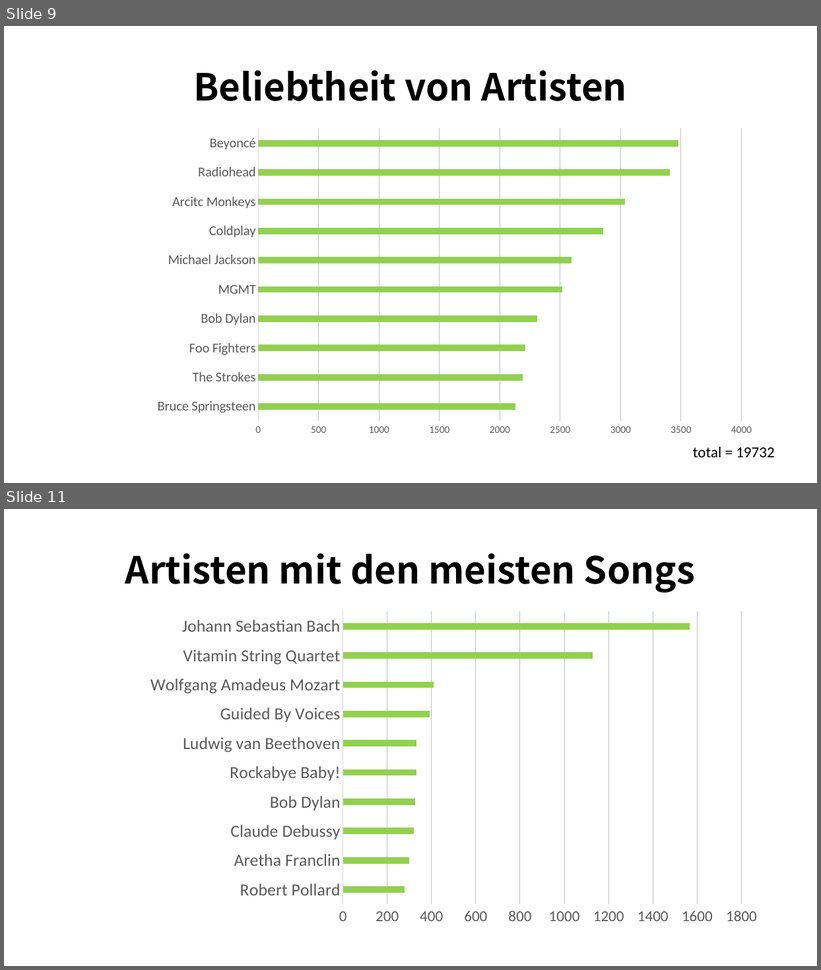
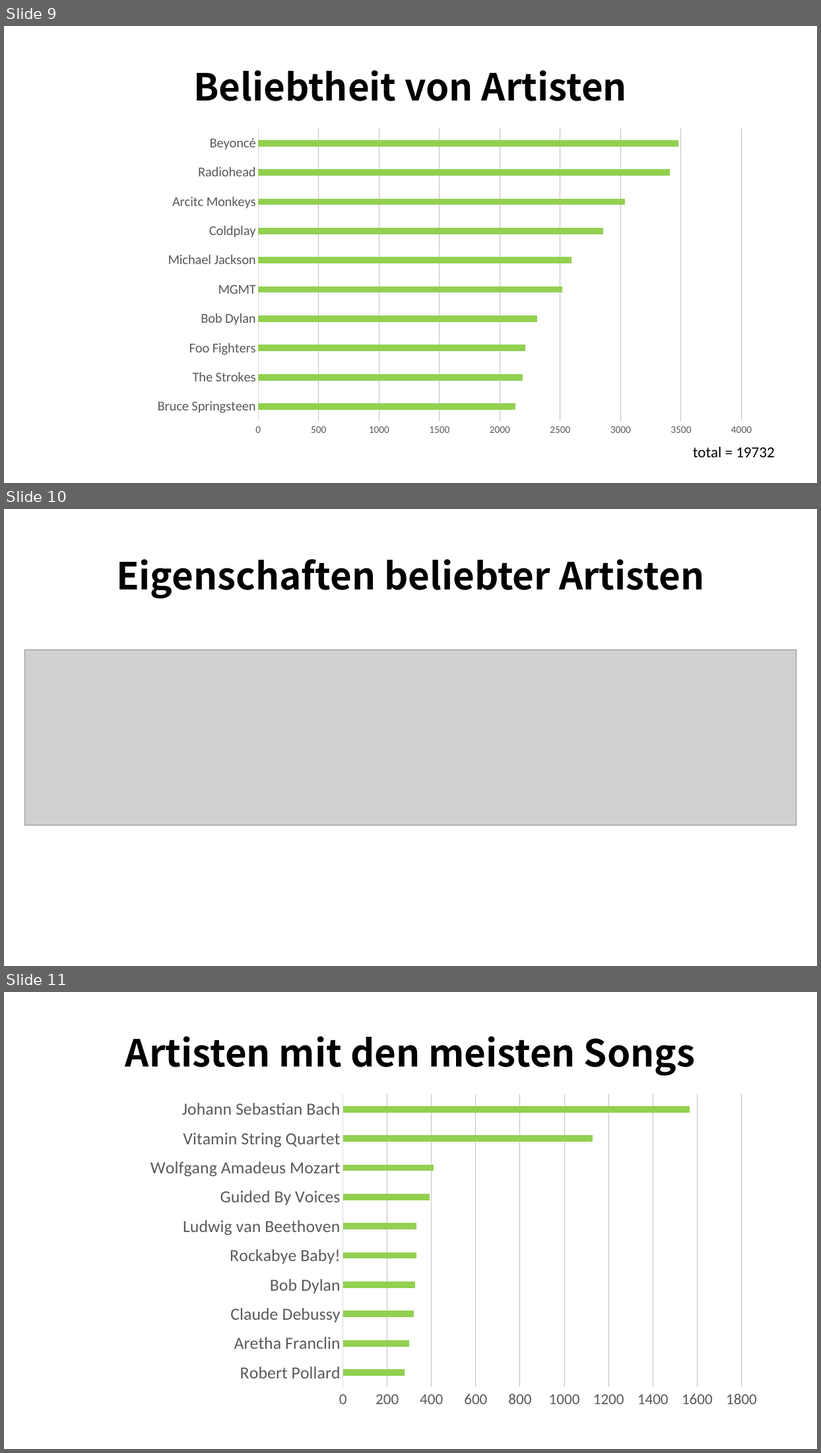
Before and after one commit to eric-kaufmann/spotify_analysis, a slide deck: spotify_analysis.pptx. Shown one above the other, each under a label of ours: slides 9 and 11 before the commit, slides 9, 10 and 11 after it; the slides between them are not shown. The pictures are 821x970 and 821x1453 pixels, drawn with LibreOffice and Linux fonts; fonts in the diff are those of the drawing; grey boxes stand for pictures. Boxes give left, top, right and bottom in pixels: in the first picture for what was removed or moved away, otherwise in the second. Text is boxed around its words. In the diff, an @@ line names an element or a change of style, - is before the commit and + after.

```diff
--- a/spotify_analysis.pptx
+++ b/spotify_analysis.pptx
@@ slide 10 added at <box>4,509,817,966</box>, background #FFFFFF @@
@@ title added at <box>116,559,704,599</box>, 44 pt, text #000000, bold @@
+Eigenschaften beliebter Artisten
@@ picture added at <box>24,650,797,826</box> @@
```
Also in this commit, not shown: 4 slides changed, 1 other slide added, 2 slides removed, 1 other file.
